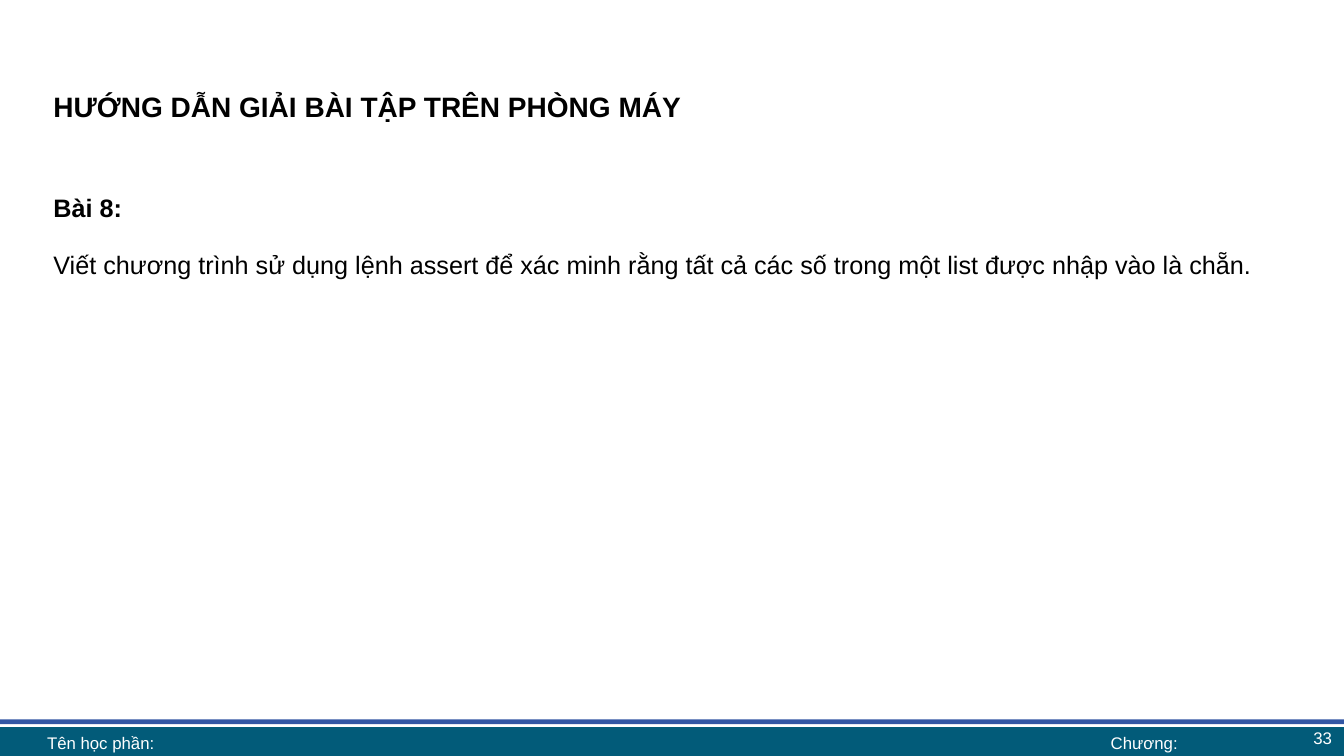
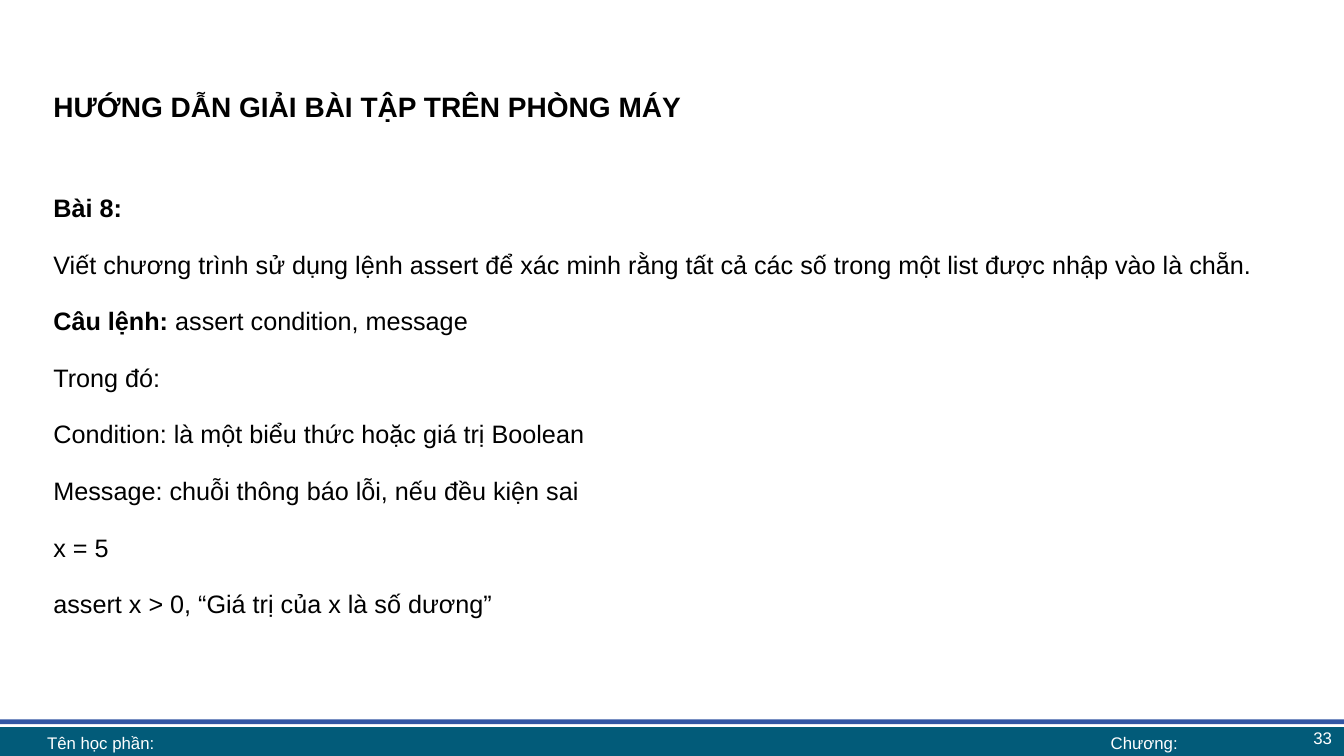
Before and after one commit to lhaaaaa/17A2-Ca-sang, a slide deck: slide 33 of Lab 6/Lab 6 bài giảng.pptx. Drawn at 1344x756 pixels with LibreOffice and Linux fonts; fonts in the diff are those of the drawing; background and template pictures are left out. Boxes give left, top, right and bottom in pixels: in the first picture for what was removed or moved away, otherwise in the second. Text is boxed around its words. In the diff, an @@ line names an element or a change of style, - is before the commit and + after.

```diff
--- a/Lab 6/Lab 6 bài giảng.pptx
+++ b/Lab 6/Lab 6 bài giảng.pptx
@@ text at box(53, 311, 584, 619): paragraphs added @@
+Câu lệnh: assert condition, message
+Trong đó:
+Condition: là một biểu thức hoặc giá trị Boolean
+Message: chuỗi thông báo lỗi, nếu đều kiện sai
+x = 5
+assert x > 0, “Giá trị của x là số dương”
```
Also in this commit, not shown: 7 other slides changed, 2 other files.
